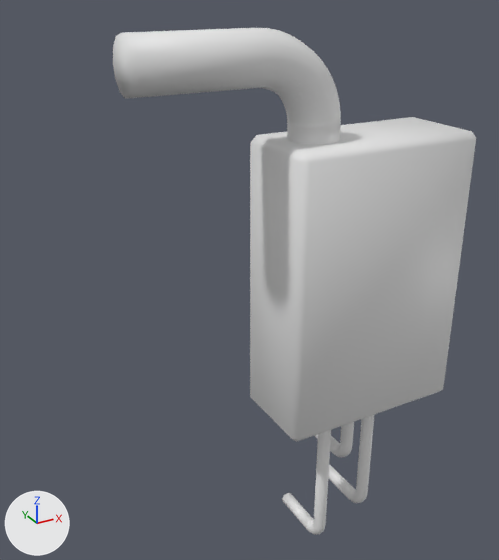
The Blender file 3d_models/calentador/calentador.blend as it was, and as the next commit left it.
Camera for both pictures: a 50 mm camera at (-0.478, -0.876, 0.659) aimed at (-0.004, -0.015, 0.228). The axes (+X, +Y, +Z) are drawn at lower left. The lights are the same throughout.

Objects in the first picture: 'bix', 'tube', 'tube.001', 'tube.002', 'tube.003'.
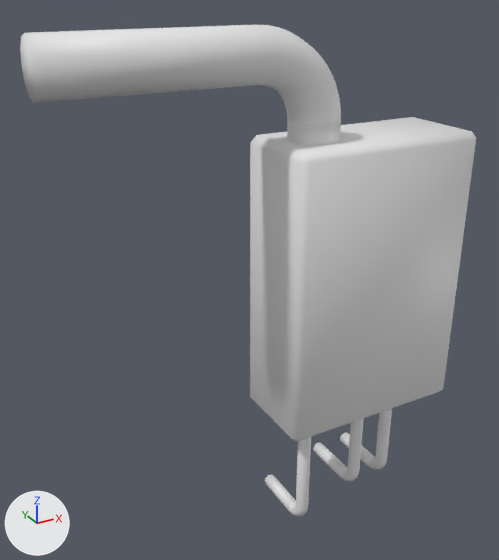
The change, as a list of edits to the scene's bpy script:
```text
Change me_cylinder:
    where me_cylinder.from_pydata(...)  # 324 vertices, 314 faces; spans x -0.278..0.028, y -0.037..0.037, z 0.004..0.181
    used by ob_tube; location = (0.075, -0.072, 0.418)
    me_cylinder part 1: all 12 vertices in x -0.278, y -0.037..0.037, z 0.108..0.181 are moved by (-0.107, 0.0, 0.004)
    me_cylinder part 2: all 300 vertices in x -0.101..0.028, y -0.037..0.037, z 0.052..0.181 are moved by (0.0, 0.0, 0.004)
Change ob_tube_001:
    ob_tube_001.location: (0.111, -0.03, -0.291) -> (0.07, -0.03, -0.23)
Change ob_tube_002:
    ob_tube_002.location: (0.204, -0.03, -0.257) -> (0.244, -0.03, -0.193)
Change ob_tube_003:
    ob_tube_003.location: (0.16, -0.03, -0.133) -> (0.18, -0.03, -0.195)
```

What differs and where, as boxes [x1, y1, x2, y2] in the pictures (499 x 560 px; the box of a moved part takes in the faces that stretch with it):
'tube', reshaped (41% wider)
    before: [113, 28, 341, 145]
    after: [20, 25, 341, 145]
'tube.001', moved
    before: [282, 430, 331, 535]
    after: [265, 437, 311, 516]
'tube.002', moved
    before: [328, 415, 374, 503]
    after: [340, 408, 392, 469]
'tube.003', moved
    before: [314, 422, 354, 457]
    after: [313, 418, 364, 481]
part 1 of me_cylinder, moved or reshaped
    before: [113, 28, 265, 99]
    after: [20, 25, 264, 103]
part 2 of me_cylinder, moved or reshaped
    before: [258, 28, 341, 145]
    after: [258, 25, 341, 145]
